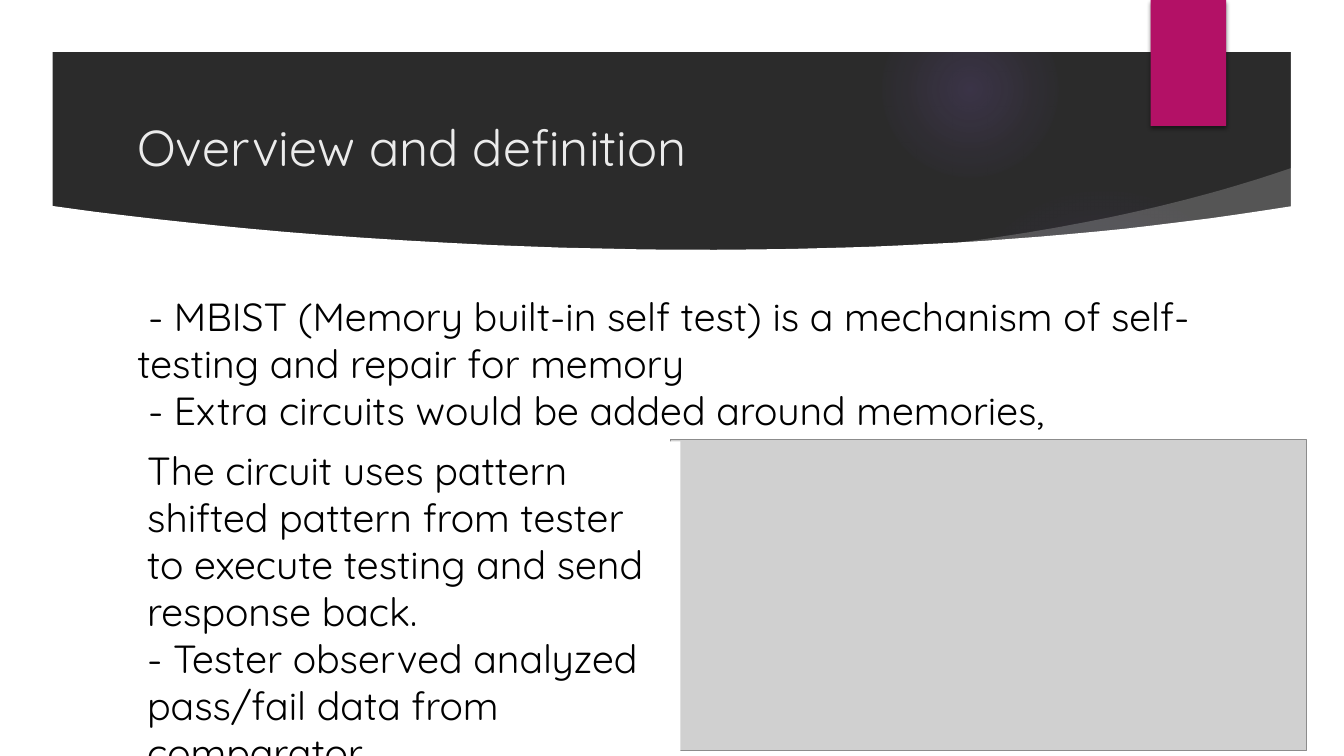
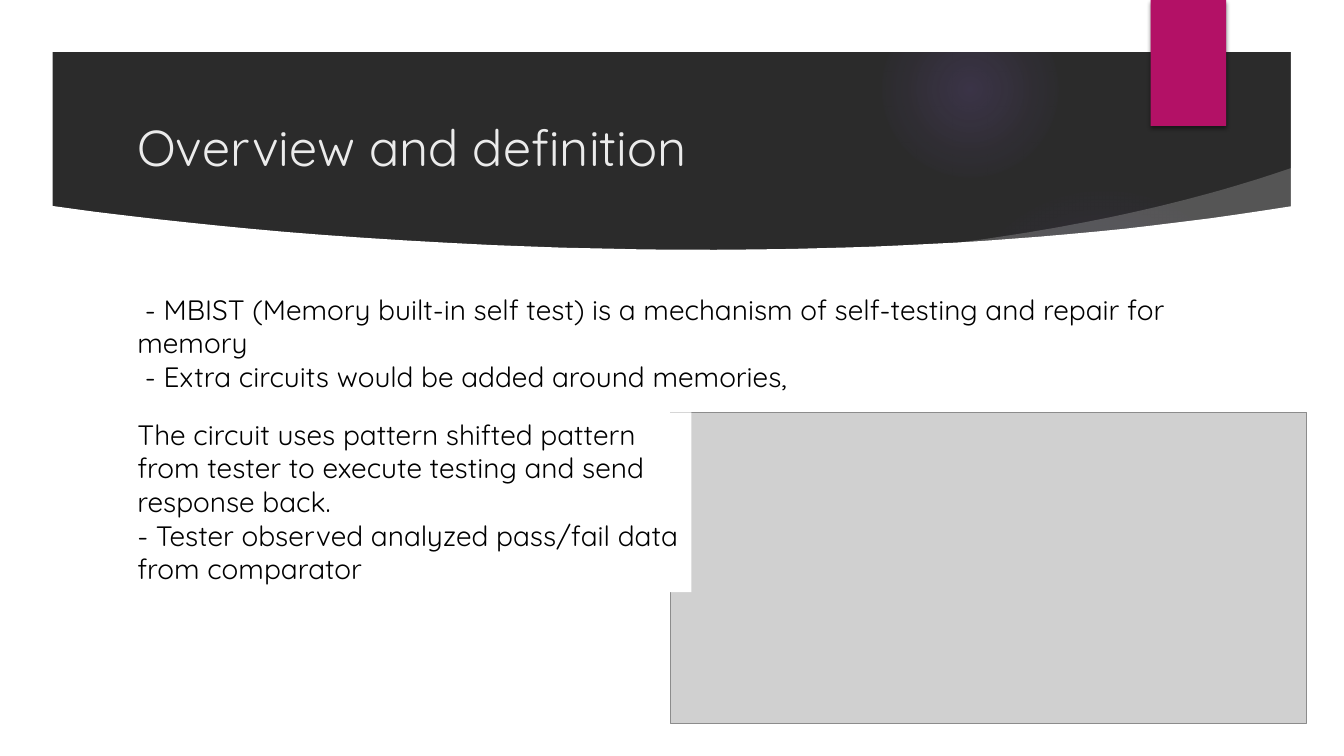
Before and after one commit to nguyenquanicd/VLSITech_Study, a slide deck: slide 3 of DFT_DesignForTest/MBIST_LBIST_Introduction.pptx. Drawn at 1344x756 pixels with LibreOffice and Linux fonts; fonts in the diff are those of the drawing; grey boxes stand for pictures; background and template pictures are left out; a plain dark background stands for a picture behind light text. Boxes give left, top, right and bottom in pixels: in the first picture for what was removed or moved away, otherwise in the second. Text is boxed around its words. In the diff, an @@ line names an element or a change of style, - is before the commit and + after.

```diff
--- a/DFT_DesignForTest/MBIST_LBIST_Introduction.pptx
+++ b/DFT_DesignForTest/MBIST_LBIST_Introduction.pptx
@@ text "- MBIST (Memory built-in self ..." at <box>137,299,1164,391</box>: size 28 to 20 pt @@
@@ text "The circuit uses pattern shifted ..." at <box>137,424,678,585</box>: size 28 to 20 pt @@
@@ text "The circuit uses pattern shifted ...": place and size @@
-text "The circuit uses pattern shifted ..." at <box>147,456,643,728</box>
+text "The circuit uses pattern shifted ..." at <box>137,424,678,585</box>
@@ picture: place and size @@
-picture at <box>670,440,1307,750</box>
+picture at <box>670,412,1307,723</box>
```
Also in this commit, not shown: 5 other slides changed, 2 slides removed.
